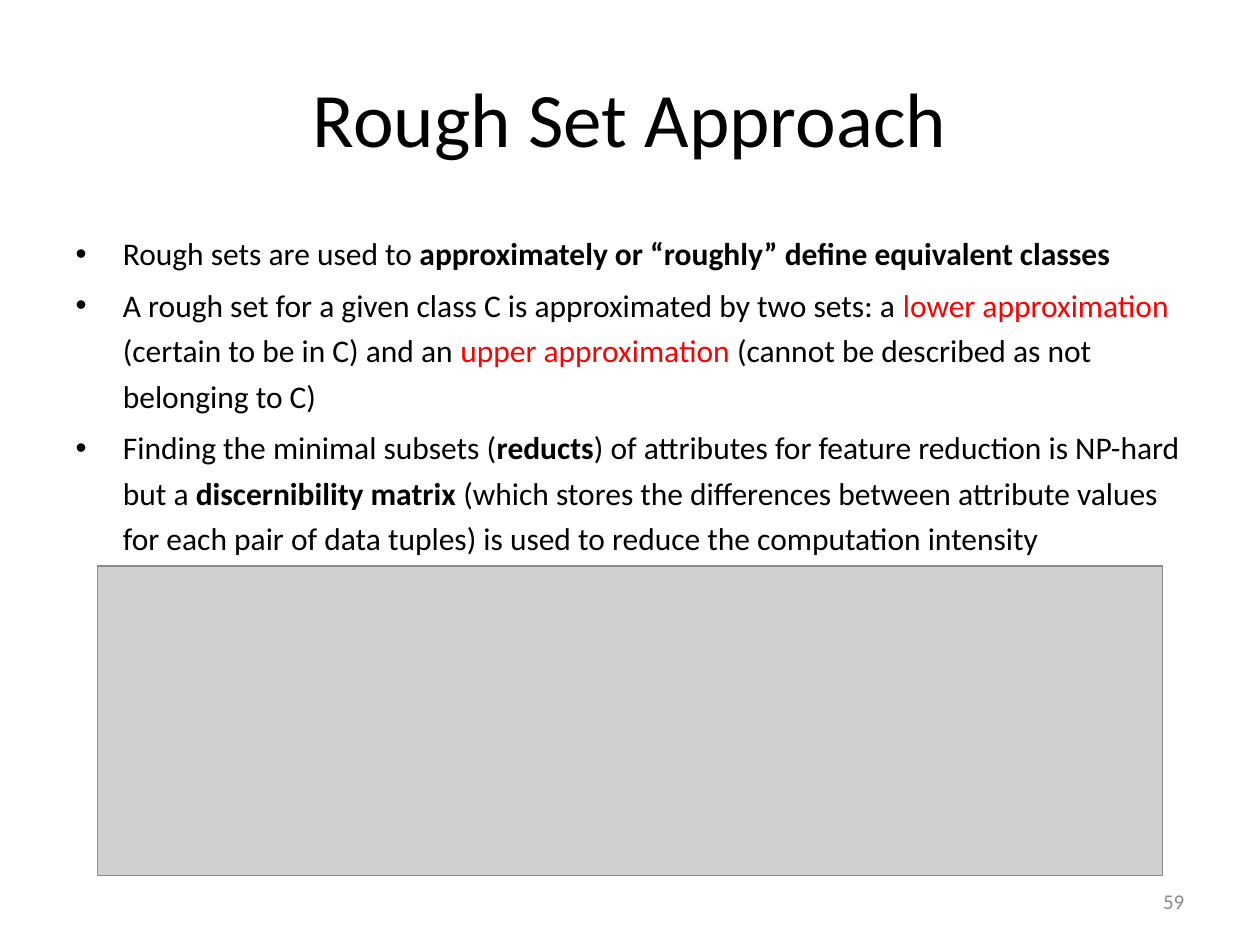
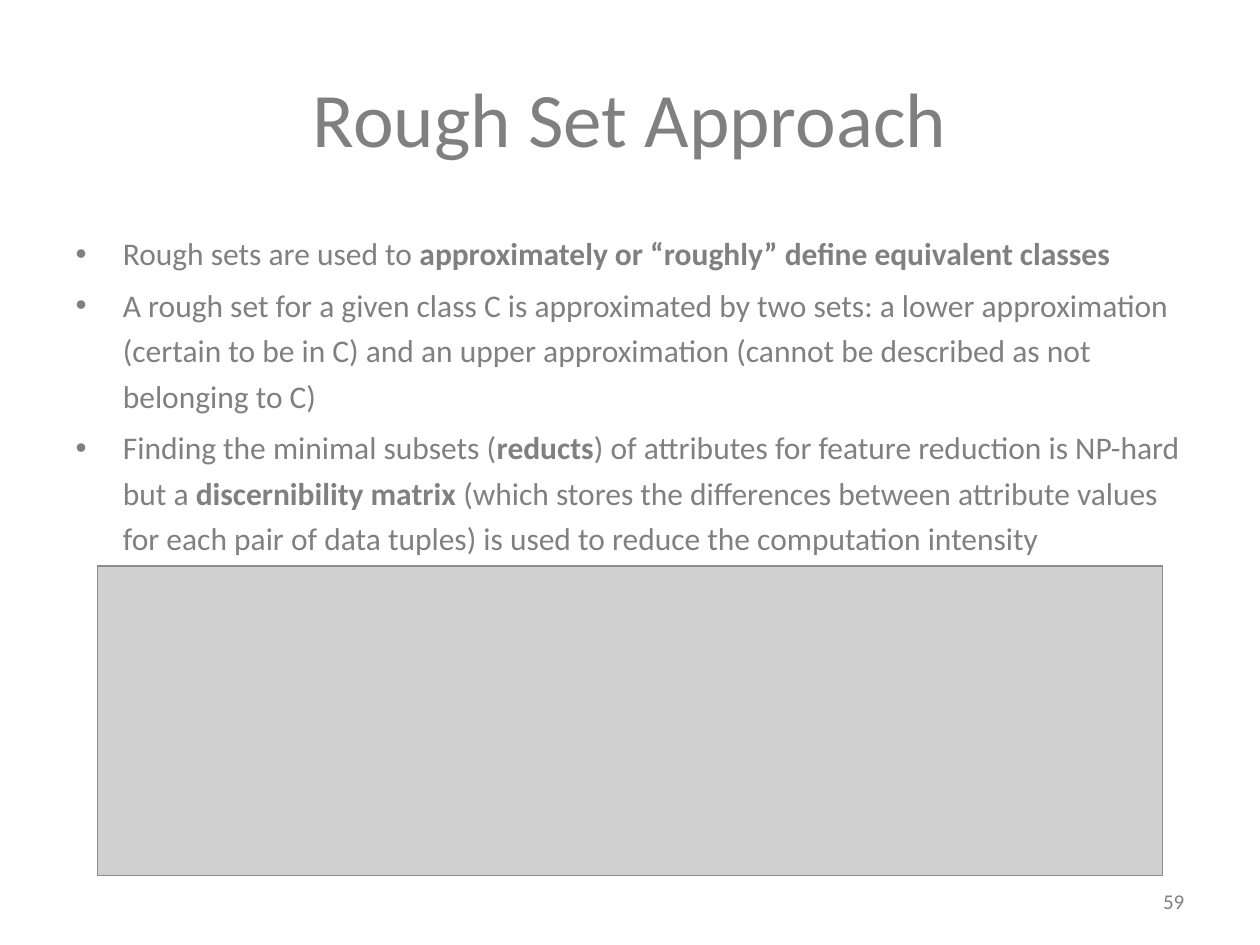
Before and after one commit to mjiang89/mjiang89.github.io, a slide deck: slide 59 of teaching/CS412Summer17-Chapter9.pptx. Drawn at 1260x945 pixels with LibreOffice and Linux fonts; fonts in the diff are those of the drawing; grey boxes stand for pictures. Boxes give left, top, right and bottom in pixels: in the first picture for what was removed or moved away, otherwise in the second. Text is boxed around its words. In the diff, an @@ line names an element or a change of style, - is before the commit and + after.

```diff
--- a/teaching/CS412Summer17-Chapter9.pptx
+++ b/teaching/CS412Summer17-Chapter9.pptx
@@ title "Rough Set Approach" at <box>313,93,946,160</box>: text colour #000000 to #808080 @@
@@ text "Rough sets are used to ..." at <box>123,242,1179,555</box>: text colour #000000 to #808080; text colour #FF0000 to #808080 in "lower approximation upper approximation" @@
```
Also in this commit, not shown: 18 other slides changed, 4 other files.
